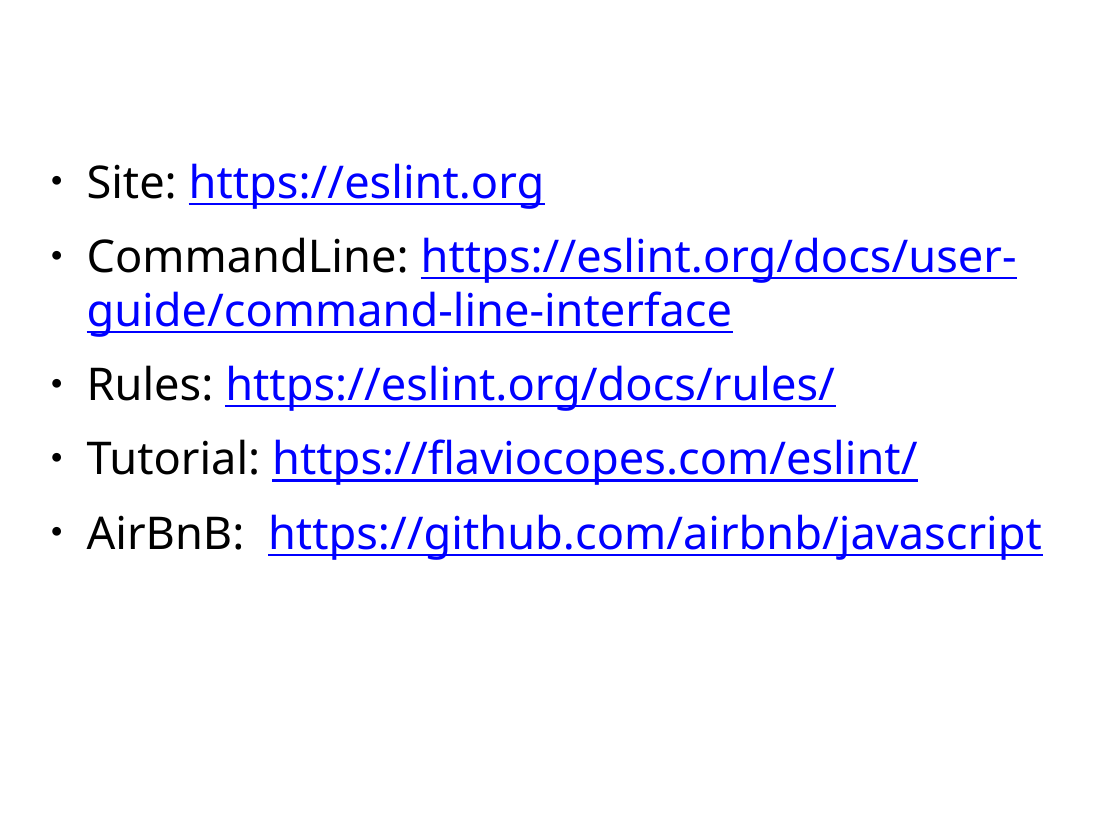
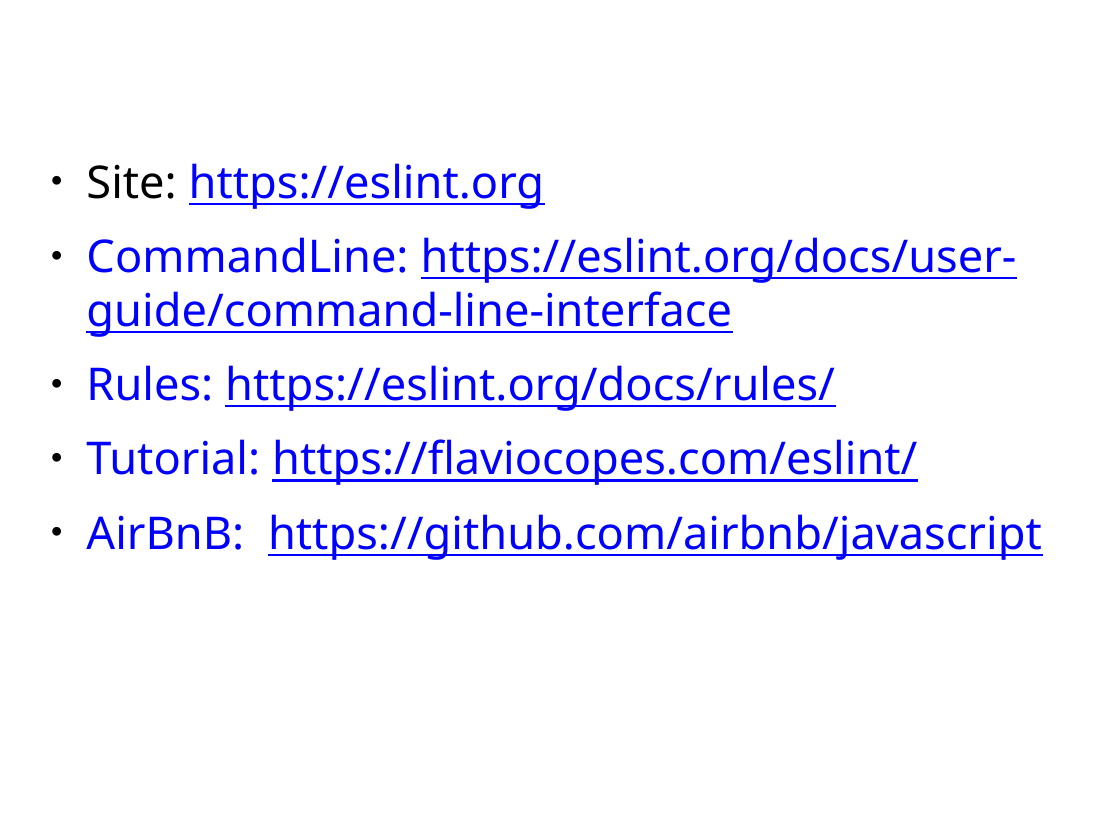
Before and after one commit to zoldello/eslint-for-beginners, a slide deck: slide 8 of eslint-talk.pptx. Drawn at 1120x840 pixels with LibreOffice and Linux fonts; fonts in the diff are those of the drawing; background and template pictures are left out. Boxes give left, top, right and bottom in pixels: in the first picture for what was removed or moved away, otherwise in the second. Text is boxed around its words. In the diff, an @@ line names an element or a change of style, - is before the commit and + after.

```diff
--- a/eslint-talk.pptx
+++ b/eslint-talk.pptx
@@ text at bbox=[86, 237, 1042, 560]: text colour #000000 to #0000FF in "CommandLine:", "Rules:", "Tutorial:", "AirBnB:" @@
```
Also in this commit, not shown: 6 other slides changed, 1 slide added, 1 slide removed, 2 other files.
